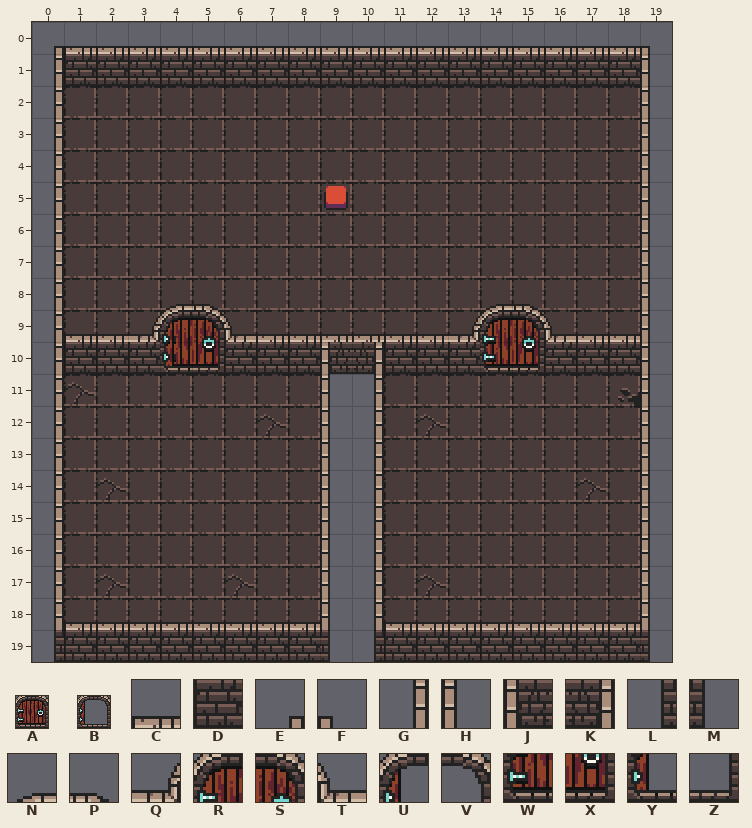
Tiled map: demo_game/assets/tilemaps/mapa.tmx. This is how it looked before the edit.
Cells are 16x16 px. Shown: x 0..19, y 0..19.
Key: from "doors_spriteSheet": A 0 "door", B 1 "door"; from "dungeon": C 1, D 33, E 224, F 225, G 256, H 257, J 258, K 259, L 288, M 289, N 418, P 419, Q 449, R 450, S 451, T 452, U 453, V 454, W 482, X 483, Y 485, Z 486.
_ is an empty cell.
Objects are placed by their top-left corner, in cells (3,4 is the top-left corner of cell 3,4); size is 1x1 cell unless given.
Layers that did not change in this view are not listed.
Layer "walls" before, first column x 0:
 0 ECCCCCCCCCCCCCCCCCCF
 1 GDDDDDDDDDDDDDDDDDDH
 2 G__________________H
 3 G__________________H
 4 G__________________H
 5 G__________________H
 6 G__________________H
 7 G__________________H
 8 G___NP________NP___H
 9 GCCQUVTCCCCCCQRSTCCH
10 GDDDYZDDDJKDDDWXDDDH
11 G________HG________H
12 G________HG________H
13 G________HG________H
14 G________HG________H
15 G________HG________H
16 G________HG________H
17 G________HG________H
18 GCCCCCCCCHGCCCCCCCCH
19 LDDDDDDDDMLDDDDDDDDM
Objects on layer "objects" before:
A "closed_door" at 4,9 size 2x2
A "closed_door" at 14,9 size 2x2
B "opened_doo" at 4,9 size 2x2
B "opened_door" at 14,9 size 2x2
After the commit:
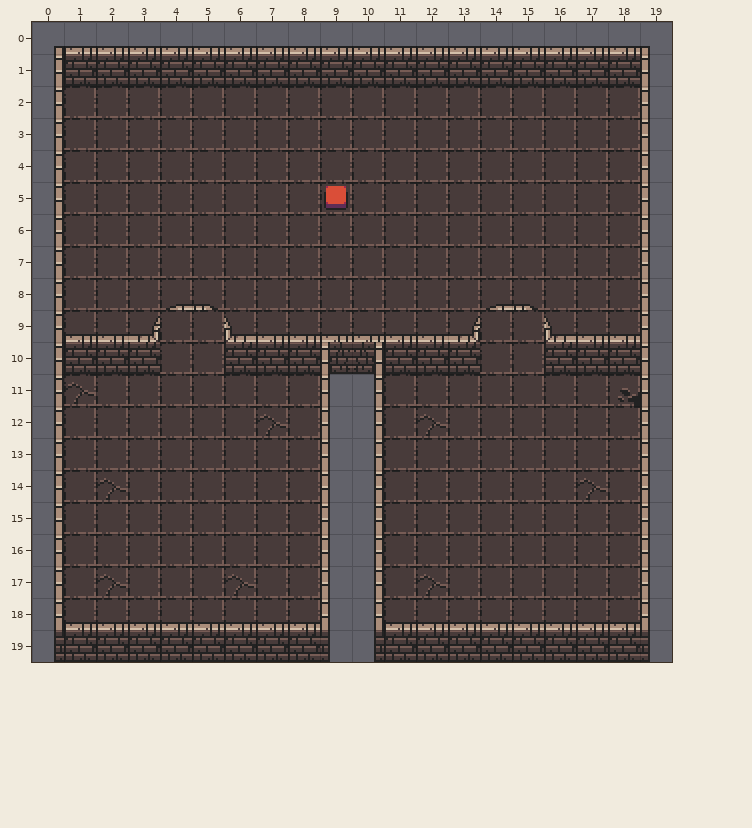
From old to new:
Changed rows in their new state; . is an unchanged cell.
Layer "objects" (now hidden):
removed: A "closed_door" at 4,9 size 2x2
removed: A "closed_door" at 14,9 size 2x2
removed: B "opened_doo" at 4,9 size 2x2
removed: B "opened_door" at 14,9 size 2x2
Layer "walls":
first column x 4:
 9 __........__
10 __........__
Pixel boxes of the changes (left, top, right, bottom) in both pictures:
removed: (160, 310, 224, 374)
removed: (480, 310, 544, 374)
